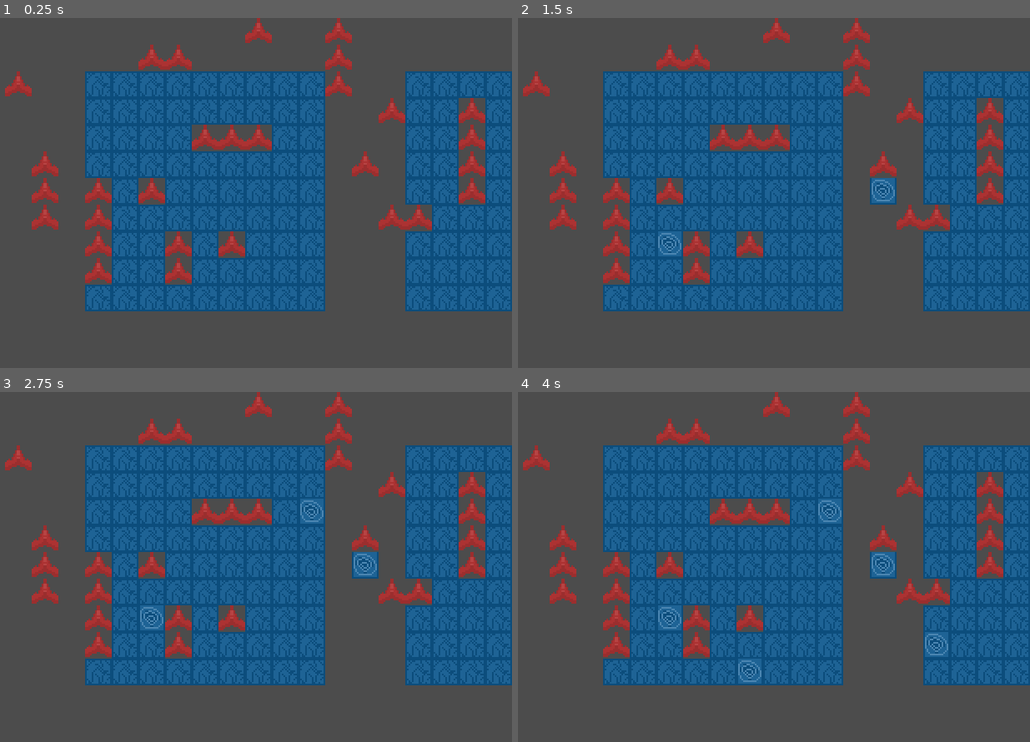
Above: before the commit, frames 1-4 (two rows, left to right).
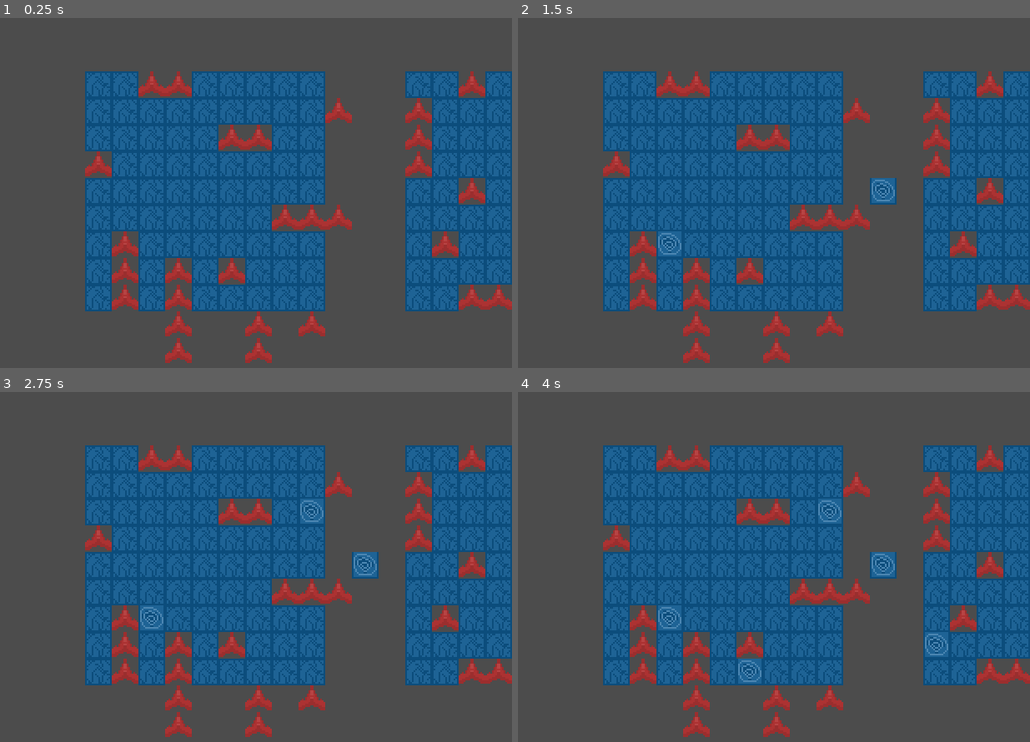
Above: after the commit, the same moments.

Repository: knil0o/tanmaku-battleship
Game: Godot game, scene res://MainScene.tscn
Same seed, same stepped clock (60 frames per second), same inputs: the game is played once before the commit and once after it.
Inputs (mouse positions are in pixels of both pictures, inside the frame that each line leads up to):
- Up to frame 1 (0.25 s): no input
- Up to frame 2 (1.5 s): tap Enter at 0.5 s; move the mouse to (881, 196) at 0.52 s; click (881, 196) at 0.67 s; tap Space at 1.25 s; move the mouse to (656, 238) at 1.27 s; click (656, 238) at 1.42 s
- Up to frame 3 (2.75 s): tap Enter at 2 s; move the mouse to (296, 504) at 2.02 s; click (296, 504) at 2.17 s
- Up to frame 4 (4 s): tap Space at 2.75 s; move the mouse to (738, 672) at 2.77 s; click (738, 672) at 2.92 s; tap Enter at 3.5 s; move the mouse to (922, 651) at 3.52 s; click (922, 651) at 3.67 s

The runs differ from the first frame. In frame 1, 15% of the frame differs, in the area x 0-100%, y 0-99%; in frame 2, 15%; in frame 3, 15%; in frame 4, 15%.

Commit message:
生成棋局（未完成）

Diff:
--- a/chessboard/ChessBoard.gd
+++ b/chessboard/ChessBoard.gd
@@ -122,4 +122,4 @@
 
 #返回一个0-9的随机位置
 func rand_pos():
-	return Vector2(randi()%10+1 - 4, randi()%10+1 - 4)
+	return Vector2(randi()%10+1 - 1, randi()%10+1 - 1)
